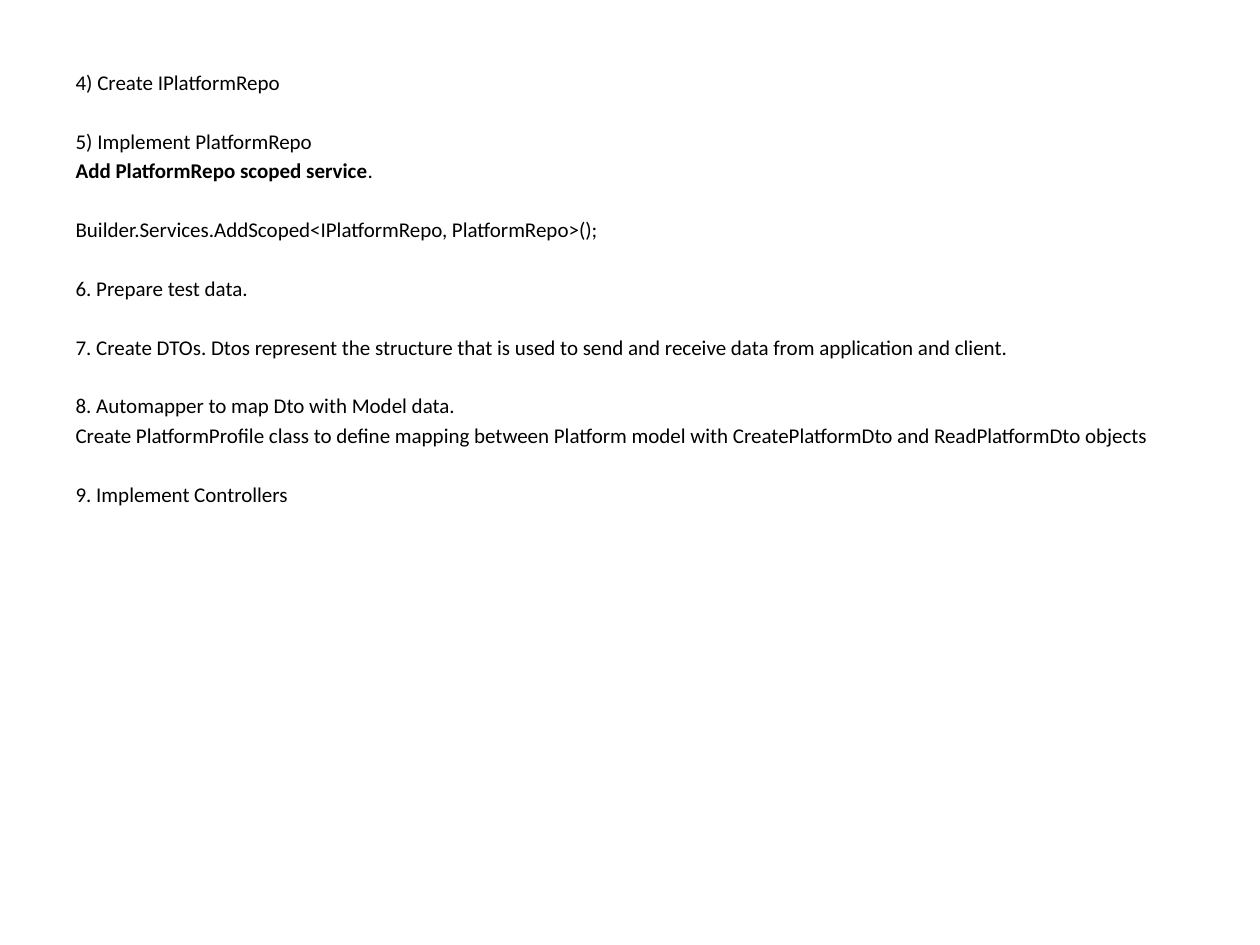
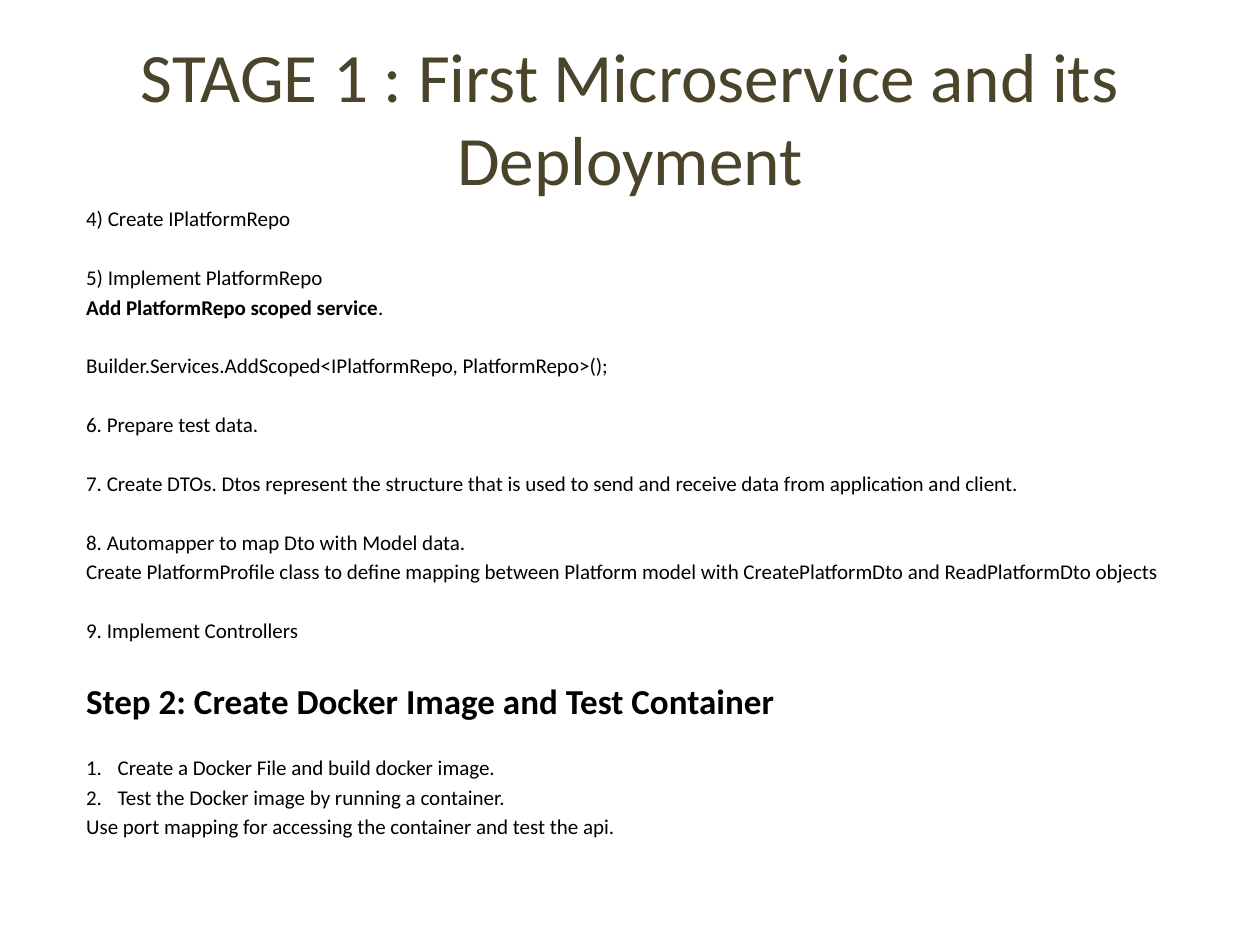
Before and after one commit to devi-priyadharshini/4_microservices, a slide deck: slide 4 of docs/microservice.pptx (slide 3 before the commit). Drawn at 1260x945 pixels with LibreOffice and Linux fonts; fonts in the diff are those of the drawing. Boxes give left, top, right and bottom in pixels: in the first picture for what was removed or moved away, otherwise in the second. Text is boxed around its words. In the diff, an @@ line names an element or a change of style, - is before the commit and + after.

```diff
--- a/docs/microservice.pptx
+++ b/docs/microservice.pptx
@@ title added at (141,54,1118,196), 39.6 pt, text #4A452A @@
+STAGE 1 : First Microservice and its Deployment
@@ text "4) Create IPlatformRepo": place and size @@
-text "4) Create IPlatformRepo" at (76,75,1147,506)
+text "4) Create IPlatformRepo" at (86,211,1158,838)
@@ text at (86,689,774,838): paragraphs added @@
+Step 2: Create Docker Image and Test Container
+1. Create a Docker File and build docker image.
+2. Test the Docker image by running a container.
+Use port mapping for accessing the container and test the api.
```
Also in this commit, not shown: 1 other slide changed, 11 slides added, 1 other file.
